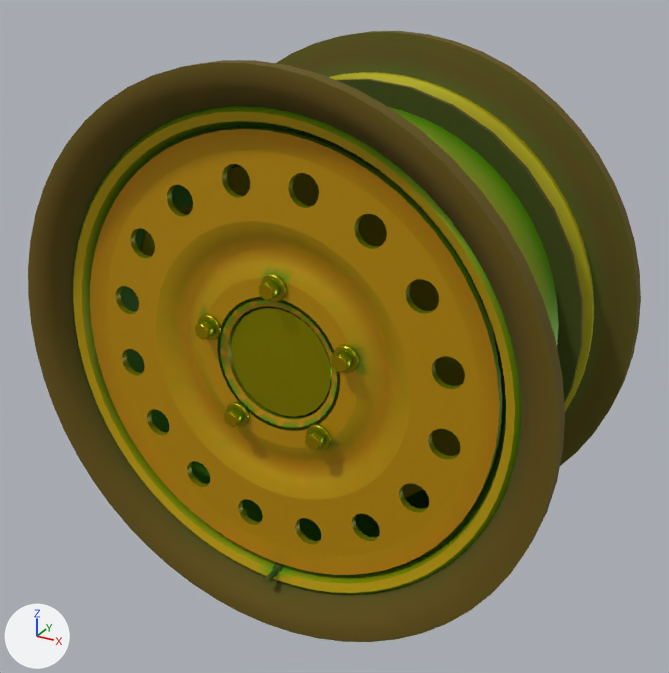
One commit to the glTF model model/parts/rim_FL_steel.glb: the scene before it, then after it.
Rendered twice from a 50 mm camera at (-1.226, -1.565, 0.756) aimed at (-1.631, -0.828, 0.387). The axes (+X, +Y, +Z) are drawn at lower left. The lights are the same throughout. The first picture is the older version. Where no turn or scale is listed for an object, it has been applied to the vertices. Vertices at exactly the same position are counted once.

Objects in the first picture: 'backing', 'barrel', 'brake', 'chrome', 'rim', 'tyre' and 4 more.
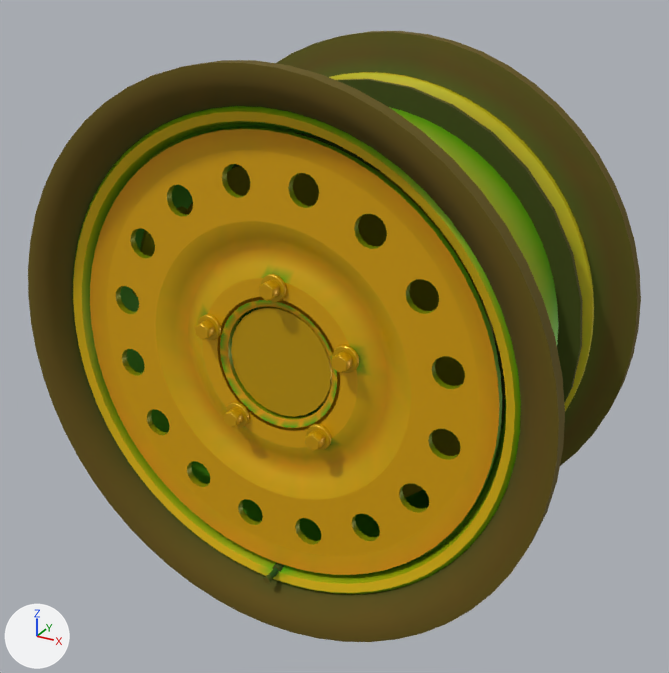
Location of each change, (x1, y1, x2, y2) in pixels of the pictures (669 x 673 px):
'rim', surface changed: (73, 72, 594, 594) in both
'barrel', surface changed: (120, 122, 506, 563) in both
part 1 of me_rim, deleted: before (217, 297, 340, 431)
part 2 of me_chrome, added: after (217, 297, 340, 431)
part 3 of me_chrome, recoloured (lighter): (195, 274, 359, 451) in both

What changed in the scene script:
```text
Change mat_rim:
    where n0 = _N.new('ShaderNodeBsdfPrincipled'); n0.name = 'Principled BSDF'
    n0.inputs[1].default_value: 0.42 -> 0.25  # 'Metallic'
    where n2 = _N.new('ShaderNodeMix'); n2.name = 'Mix'
    n2.inputs[7].default_value: (0.659, 0.686, 0.706, 1.0) -> (0.835, 0.855, 0.871, 1.0)  # 'B', light grey #d4d8db -> 'B', white #eceef0
Change mat_barrel:
    where n2 = _N.new('ShaderNodeMix'); n2.name = 'Mix'
    n2.inputs[7].default_value: (0.314, 0.345, 0.373, 1.0) -> (0.576, 0.616, 0.647, 1.0)  # 'B', grey #989fa4 -> 'B', light grey #c8ced2
Add mat_hub_metal:
    mat_hub_metal = bpy.data.materials.new('hub_metal')
    # nodes: BsdfPrincipled, Mix, OutputMaterial, VertexColor
    # colours: white #dfe4e7, mixed with the vertex colours
Change me_rim:
    used by ob_rim; location = (-1.635, -0.825, 0.396)
    remove me_rim.from_pydata(...)  # 3022 vertices, 5968 faces; spans x -0.231..0.231, y -0.118..0.107, z -0.231..0.231
    add me_rim.from_pydata(...)  # 2862 vertices, 5680 faces; spans x -0.231..0.231, y -0.118..0.107, z -0.231..0.231
    me_rim part 1
    160 vertices are removed from x -0.065..0.065, y -0.104..-0.094, z -0.065..0.065
    288 faces are deleted
Change me_chrome:
    used by ob_chrome; location = (-1.635, -0.825, 0.396)
    remove me_chrome.from_pydata(...)  # 628 vertices, 1192 faces; spans x -0.084..0.084, y -0.118..-0.057, z -0.073..0.087
    add me_chrome.from_pydata(...)  # 820 vertices, 1480 faces; spans x -0.084..0.084, y -0.118..-0.057, z -0.073..0.087
    me_chrome part 2: a new loose piece of 192 vertices spanning x -0.065..0.065, y -0.104..-0.094, z -0.065..0.065, in mat_hub_metal
    me_chrome part 3: 1192 faces spanning x -0.084..0.084, y -0.118..-0.057, z -0.073..0.087 switch from mat_chrome to mat_hub_metal
```
